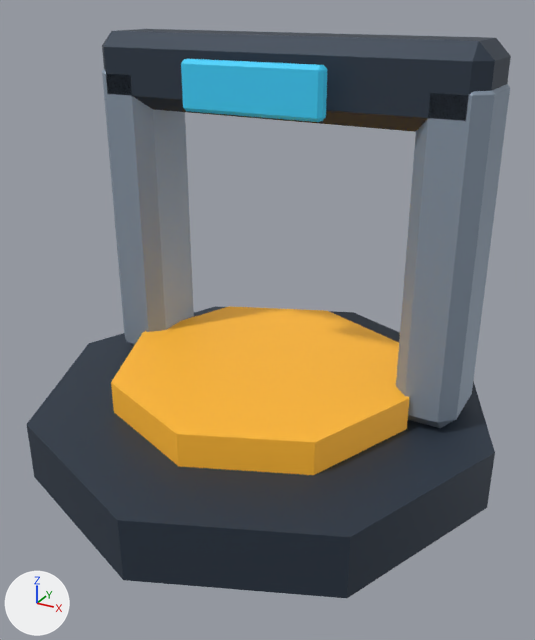
Two versions of the Blender file packages/renderer/blender/source/charger.blend, one commit apart.
The view is the same before and after, from a 50 mm camera at (0.598, -1.075, 0.794) aimed at (0.025, -0.033, 0.273). The axes (+X, +Y, +Z) are drawn at lower left. The lights are the same throughout. The older version comes first.

Objects in the first picture: 'Charging pad', 'Gantry bridge', 'Gantry left', 'Gantry right', 'Status panel', 'Tabletop plinth'.
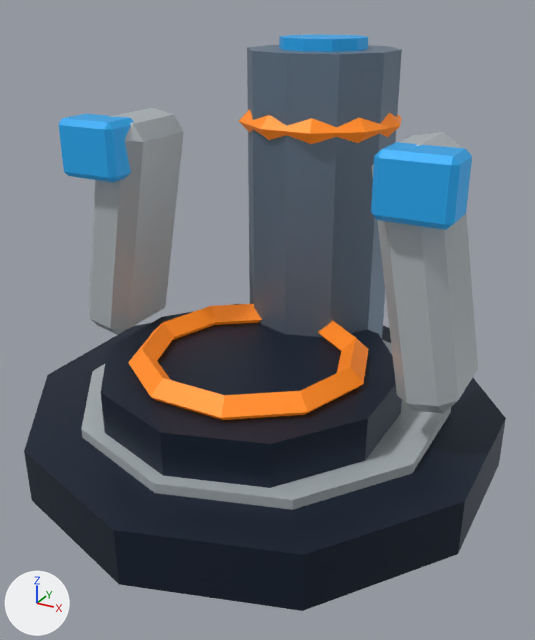
Edits to the bpy script that builds the scene:
```text
Change mat_structuredark:
    mat_structuredark.base_color: (0.034, 0.051, 0.078) -> (0.018, 0.03, 0.055)  # dark blue #34404f -> dark blue #243042
Change mat_energy:
    mat_energy.base_color: (1.0, 0.48, 0.035) -> (1.0, 0.25, 0.012)  # orange #ffb835 -> orange #ff891d
    mat_energy.emission_strength: 0.12 -> 0.2
Change mat_structurelight:
    mat_structurelight.base_color: (0.292, 0.363, 0.455) -> (0.18, 0.25, 0.33)  # greyish blue #93a2b4 -> greyish blue #76899b
    mat_structurelight.metallic: 0.35 -> 0.62
Change mat_factionaccent:
    mat_factionaccent.base_color: (0.039, 0.546, 0.835) -> (0.015, 0.32, 0.7)  # cyan #38c3ec -> blue #2199da
    mat_factionaccent.roughness: 0.56 -> 0.5
    mat_factionaccent.emission_strength: 0.12 -> 0.2
Change me_cylinder_001:
    remove me_cylinder_001.from_pydata(...)  # 16 vertices, 10 faces; spans x -0.43..0.43, y -0.43..0.43, z -0.055..0.055
    add me_cylinder_001.from_pydata(...)  # 20 vertices, 12 faces; spans x -0.418..0.418, y -0.44..0.44, z -0.05..0.05
    me_cylinder_001 part 1: the whole mesh is rebuilt
Change ob_tabletop_plinth:
    ob_tabletop_plinth.location: (0.0, 0.0, 0.055) -> (0.0, 0.0, 0.05)
Remove ob_charging_pad:
    ob_charging_pad = bpy.data.objects.new('Charging pad', me_cylinder_002)
Remove ob_gantry_left:
    ob_gantry_left = bpy.data.objects.new('Gantry left', me_cube_006)
Remove ob_gantry_right:
    ob_gantry_right = bpy.data.objects.new('Gantry right', me_cube_007)
Remove ob_gantry_bridge:
    ob_gantry_bridge = bpy.data.objects.new('Gantry bridge', me_cube_008)
Remove ob_status_panel:
    ob_status_panel = bpy.data.objects.new('Status panel', me_cube_009)
Add ob_docking_emitter_001:
    ob_docking_emitter_001 = bpy.data.objects.new('Docking emitter.001', me_cube_014)  # 24 vertices, 26 faces; spans x -0.06..0.06, y -0.04..0.04, z -0.05..0.05; in mat_factionaccent (blue #2199da)
    ob_docking_emitter_001.location = (0.29, -0.07, 0.55)
Add ob_docking_arm_001:
    ob_docking_arm_001 = bpy.data.objects.new('Docking arm.001', me_cube_013)  # 24 vertices, 26 faces; spans x -0.05..0.05, y -0.085..0.085, z -0.21..0.21; in mat_ceramic (light grey #b6bfc2)
    ob_docking_arm_001.location = (0.29, 0.01, 0.39)
    ob_docking_arm_001.rotation_euler = (0.0, -0.18, 0.0)  # degrees (0, -10, 0)
Add ob_docking_emitter:
    ob_docking_emitter = bpy.data.objects.new('Docking emitter', me_cube_014.copy())
    ob_docking_emitter.location = (-0.29, -0.07, 0.55)
Add ob_docking_arm:
    ob_docking_arm = bpy.data.objects.new('Docking arm', me_cube_013.copy())
    ob_docking_arm.location = (-0.29, 0.01, 0.39)
    ob_docking_arm.rotation_euler = (0.0, 0.18, 0.0)  # degrees (0, 10, 0)
Add ob_reactor_collar:
    ob_reactor_collar = bpy.data.objects.new('Reactor collar', me_torus_001)  # 40 vertices, 40 faces; spans x -0.155..0.155, y -0.147..0.147, z -0.025..0.025; in mat_energy (orange #ff891d, glowing orange #ff891d)
    ob_reactor_collar.location = (0.0, 0.22, 0.58)
Add ob_reactor_core:
    ob_reactor_core = bpy.data.objects.new('Reactor core', me_cylinder_006)  # a 10-sided cylinder along z spanning x -0.076..0.076, y -0.08..0.08, z -0.295..0.295; in mat_factionaccent (blue #2199da)
    ob_reactor_core.location = (0.0, 0.22, 0.43)
Add ob_reactor_column:
    ob_reactor_column = bpy.data.objects.new('Reactor column', me_cylinder_005)  # a 10-sided cylinder along z spanning x -0.133..0.133, y -0.14..0.14, z -0.285..0.285; in mat_structurelight (greyish blue #76899b)
    ob_reactor_column.location = (0.0, 0.22, 0.42)
Add ob_charging_ring:
    ob_charging_ring = bpy.data.objects.new('Charging ring', me_torus)  # 40 vertices, 40 faces; spans x -0.215..0.215, y -0.204..0.204, z -0.025..0.025; in mat_energy (orange #ff891d, glowing orange #ff891d)
    ob_charging_ring.location = (0.0, -0.05, 0.205)
Add ob_induction_pad:
    ob_induction_pad = bpy.data.objects.new('Induction pad', me_cylinder_004)  # a 10-sided cylinder along z spanning x -0.257..0.257, y -0.27..0.27, z -0.045..0.045; in mat_structuredark (dark blue #243042)
    ob_induction_pad.location = (0.0, -0.05, 0.15)
Add ob_ceramic_foundation_inset:
    ob_ceramic_foundation_inset = bpy.data.objects.new('Ceramic foundation inset', me_cylinder_003)  # a 10-sided cylinder along z spanning x -0.326..0.326, y -0.343..0.343, z -0.012..0.012; in mat_ceramic (light grey #b6bfc2)
    ob_ceramic_foundation_inset.location = (0.0, 0.0, 0.105)
```

Where the change shows, as pixel boxes (x1, y1, x2, y2) in the pictures (535 x 640 px):
'Tabletop plinth', recoloured, reshaped, moved
    before: (26, 306, 495, 598)
    after: (24, 323, 506, 611)
'Charging pad', deleted (orange)
    before: (111, 306, 409, 475)
'Reactor column', added
    after: (247, 45, 402, 338)
'Induction pad', added
    after: (101, 304, 402, 488)
'Gantry right', deleted
    before: (396, 84, 510, 428)
'Gantry bridge', deleted (dark blue)
    before: (102, 29, 511, 132)
'Gantry left', deleted
    before: (102, 69, 194, 347)
'Docking arm.001', added
    after: (371, 132, 478, 413)
'Docking arm', added
    after: (89, 108, 184, 335)
'Ceramic foundation inset', added
    after: (81, 340, 451, 510)
'Charging ring', added (orange)
    after: (128, 304, 369, 420)
'Status panel', deleted (cyan)
    before: (181, 59, 327, 122)
'Docking emitter.001', added (blue)
    after: (371, 142, 472, 230)
'Docking emitter', added (blue)
    after: (59, 114, 134, 182)
'Reactor collar', added (orange)
    after: (239, 109, 402, 144)
'Reactor core', added (blue)
    after: (279, 34, 368, 52)
